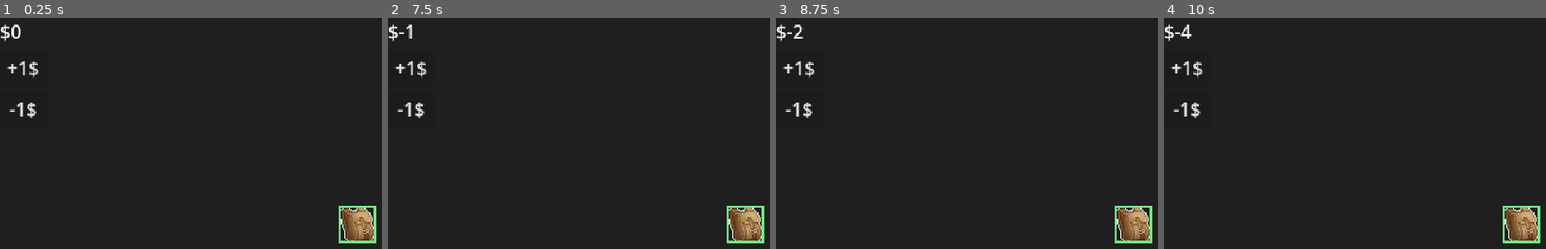
Above: before the commit, frames 1-4 (left to right).
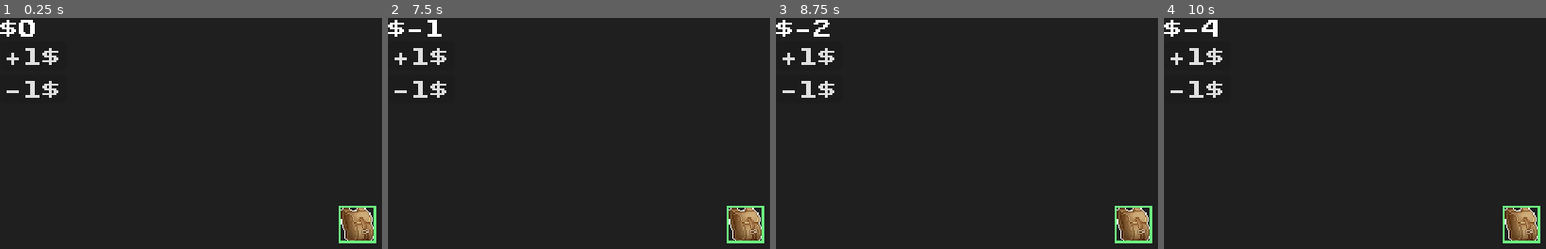
Above: after the commit, the same moments.

Repository: arko-poet/animated-upgrade-tree
Game: Godot game, scene res://scenes/upgrade_tree.tscn
The game is run twice, just before and just after one commit, with the same random seed, the same clock (stepped at 60 frames per second) and the same inputs.
Inputs (mouse positions are in pixels of both pictures, inside the frame that each line leads up to):
- Up to frame 1 (0.25 s): no input
- Up to frame 2 (7.5 s): click (747, 223) at 0.5 s; click "+1$" at 1.25 s; click "-1$" at 2 s; click (747, 223) at 2.75 s; click "+1$" at 3.5 s; click "-1$" at 4.25 s; click (747, 223) at 5 s; click "+1$" at 5.75 s; click "-1$" at 6.5 s; tap Enter at 7.25 s; move the mouse to (outside the picture) at 7.27 s; click (outside the picture) at 7.35 s
- Up to frame 3 (8.75 s): tap Space at 8 s; move the mouse to (outside the picture) at 8.02 s; click (outside the picture) at 8.1 s
- Up to frame 4 (10 s): tap Enter at 8.75 s; move the mouse to (outside the picture) at 8.77 s; click (outside the picture) at 8.85 s; tap Space at 9.5 s; move the mouse to (outside the picture) at 9.52 s; click (outside the picture) at 9.6 s

The runs differ from the first frame. In frame 1, 1.5% of the frame differs, in the area x 0-16%, y 0-44%; in frame 2, 1.5%; in frame 3, 1.5%; in frame 4, 1.5%.

Commit message:
add pixel art font

Diff:
--- a/project/project.godot
+++ b/project/project.godot
@@ -13,7 +13,7 @@
 config/name="Animated Upgrade Tree"
 run/main_scene="uid://s1i32u2gpmpl"
 config/features=PackedStringArray("4.7", "GL Compatibility")
-config/icon="res://assets/icons/icon.svg"
+config/icon="uid://dlt4cyk8lew2"
 
 [display]
 
@@ -32,6 +32,10 @@
 "res://scenes/": "yellow",
 "res://scripts/": "green"
 }
+
+[gui]
+
+theme/custom_font="uid://cnmojww3y3gl6"
 
 [input]
 
--- a/project/scenes/upgrade_node.tscn
+++ b/project/scenes/upgrade_node.tscn
@@ -14,6 +14,7 @@
 [node name="UpgradeNode" type="TextureButton" unique_id=2041095347]
 offset_right = 32.0
 offset_bottom = 32.0
+mouse_default_cursor_shape = 2
 texture_normal = ExtResource("1_o6dpi")
 script = ExtResource("1_i2vvs")
 
@@ -21,4 +22,5 @@
 layout_mode = 0
 offset_right = 32.0
 offset_bottom = 32.0
+mouse_filter = 2
 theme_override_styles/panel = SubResource("StyleBoxFlat_nexcq")
Not shown, added: project/assets/fonts/Public_Pixel_Font_1_24/License.txt
Binary file added: project/assets/fonts/Public_Pixel_Font_1_24/PublicPixel.otf
Not shown, added: project/assets/fonts/Public_Pixel_Font_1_24/PublicPixel.otf.import
Binary file added: project/assets/fonts/Public_Pixel_Font_1_24/PublicPixel.ttf
Not shown, added: project/assets/fonts/Public_Pixel_Font_1_24/PublicPixel.ttf.import
Binary file added: project/assets/fonts/Public_Pixel_Font_1_24/PublicPixel.woff
Not shown, added: project/assets/fonts/Public_Pixel_Font_1_24/PublicPixel.woff.import
Binary file added: project/assets/fonts/Public_Pixel_Font_1_24/PublicPixel.woff2
Not shown, added: project/assets/fonts/Public_Pixel_Font_1_24/PublicPixel.woff2.import
Not shown, added: project/assets/fonts/Public_Pixel_Font_1_24/GGBotNet.URL
Not shown, added: project/assets/fonts/Public_Pixel_Font_1_24/Glyphs.pdf
